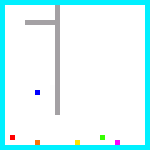
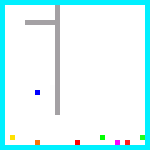
Before/after of a 150×150 layered artwork. What changed in the layer stack:
painted on "Layer 0" over bbox(10, 135, 145, 145)
